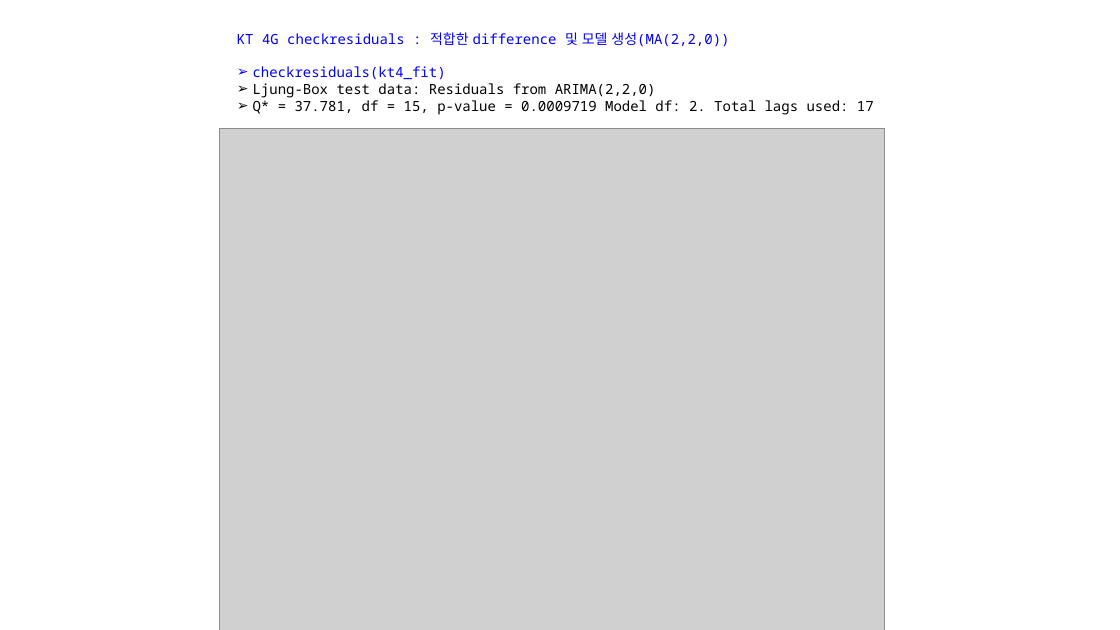
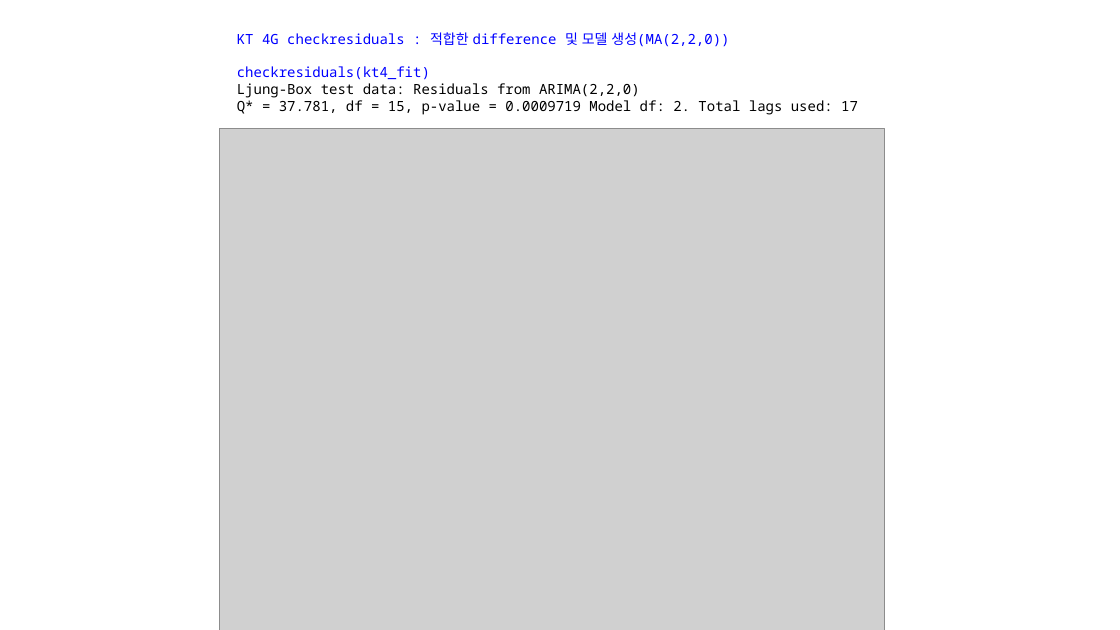
Before and after one commit to Adrian123K/Pproject, a slide deck: slide 16 of PpPpt_v1_(200718).pptx (slide 13 before the commit). Drawn at 1120x630 pixels with LibreOffice and Linux fonts; fonts in the diff are those of the drawing; grey boxes stand for pictures. Boxes give left, top, right and bottom in pixels: in the first picture for what was removed or moved away, otherwise in the second. Text is boxed around its words. In the diff, an @@ line names an element or a change of style, - is before the commit and + after.

```diff
--- a/PpPpt_v1_(200718).pptx
+++ b/PpPpt_v1_(200718).pptx
@@ text at (x1=237, y1=66, x2=858, y2=115): bullet ➢ to none @@
```
Also in this commit, not shown: 1 other slide changed, 7 slides added, 2 slides removed, 8 other files.
